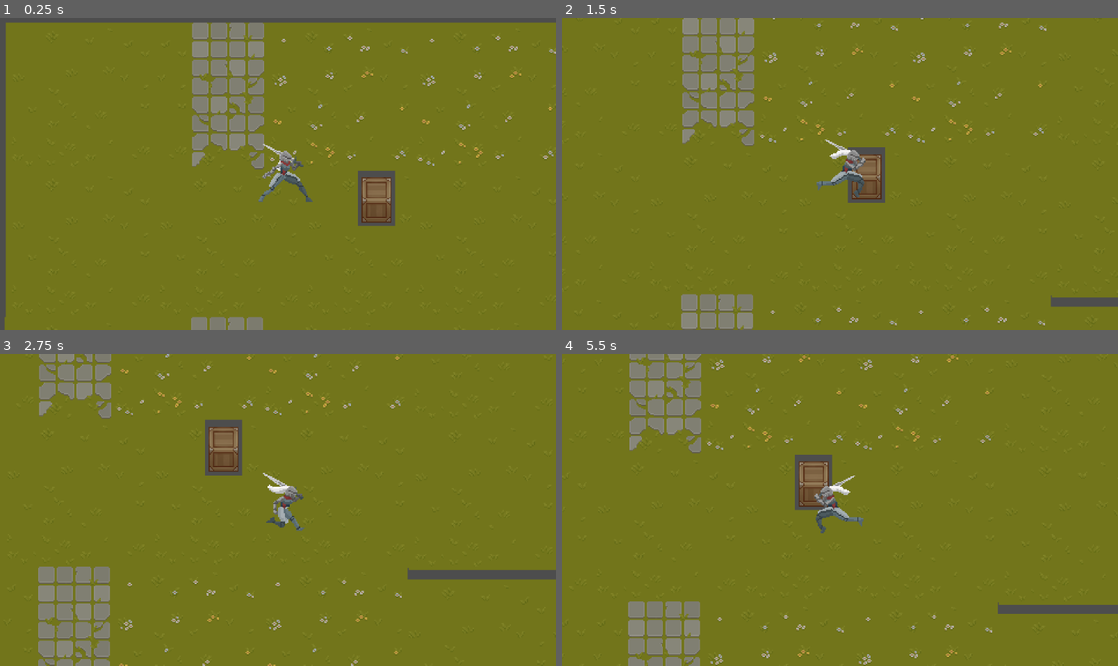
Above: before the commit, frames 1-4 (two rows, left to right).
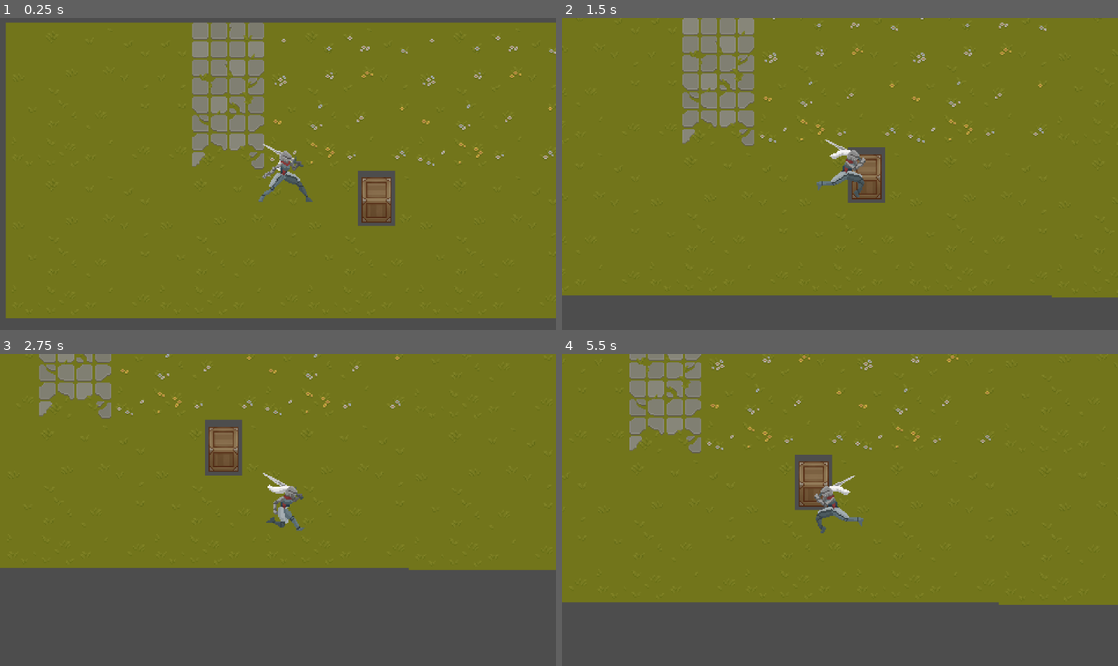
Above: after the commit, the same moments.

Repository: Nikerlas/TesGodot
Game: Godot game, scene res://scene/main.tscn
The game is run twice, just before and just after one commit, with the same random seed, the same clock (stepped at 60 frames per second) and the same inputs. This scene is started directly instead of the project's main scene.
Inputs:
- Up to frame 1 (0.25 s): no input
- Up to frame 2 (1.5 s): hold D (move_right) 0.53-1.28 s; hold S (move_down) from 1.28 s (still down)
- Up to frame 3 (2.75 s): release S (move_down) at 2.03 s; hold D (move_right) from 2.03 s (still down)
- Up to frame 4 (5.5 s): release D (move_right) at 2.78 s; hold W (move_up) 2.78-3.53 s; hold A (move_left) 3.53-5.03 s; hold S (move_down) from 5.03 s (still down)

The runs differ from the first frame. In frame 1, 3.8% of the frame differs, in the area x 0-100%, y 95-100%; in frame 2, 11%; in frame 3, 30%, in the area x 0-100%, y 68-100%; in frame 4, 20%.

Commit message:
hapus main

Diff:
--- a/scene/main.tscn
+++ b/scene/main.tscn
@@ -12,9 +12,3 @@
 
 [node name="Character" parent="." unique_id=2068984578 instance=ExtResource("2_wp4xf")]
 position = Vector2(235, 131)
-
-[node name="Dunia3" parent="." unique_id=447239518 instance=ExtResource("1_v0l8b")]
-position = Vector2(-1, 255)
-
-[node name="Dunia4" parent="." unique_id=1768797374 instance=ExtResource("1_v0l8b")]
-position = Vector2(474, 266)
